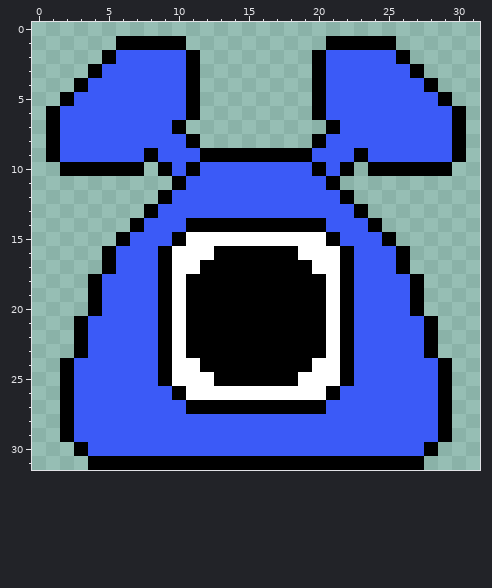
Edited in one commit: pixel-art sprite (image/enemy.png). This is how it looked before the edit.
The file is 32x32 pixels. Colours within 5 levels of each other are drawn and written as one.
Now the later version:
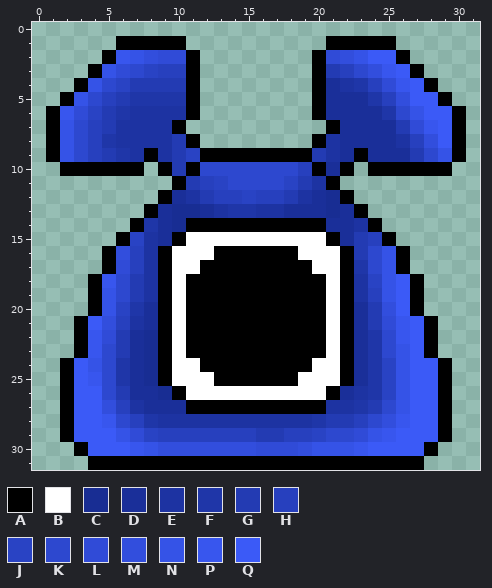
Palette (. is transparent): A #000000  B #ffffff  C #182d93  D #1a2f99  E #1d33a2  F #1f36a8  G #233bb3  H #2740be  J #2943c4  K #2d48cf  L #304bd7  M #324edd  N #3553e7  P #3856ee  Q #3b5af7
Difference:
y 2: x 6..10 QQQQQ -> PNMLL; x 21..23 QQQ -> LMN
y 3: x 5..10 QQQQQQ -> NLKJHH; x 21..25 QQQQQ -> GHKMP
y 4: x 4..10 QQQQQQQ -> NKJGGGG; x 21..26 QQQQQQ -> DEFHLP
y 5: x 3..10 QQQQQQQQ -> NKHGFFFF; x 21..26 QQQQQQ -> DDDFHM
y 6: x 2..10 QQQQQQQQQ -> PLJGFEEEE; x 21..27 QQQQQQQ -> DDDDFKN
y 7: x 2..9 QQQQQQQQ -> NKHGEEEE; x 22..28 QQQQQQQ -> DDDDGLP
y 8: x 2..10 QQQQQQQQQ -> NKHFEEEEG; x 21..28 QQQQQQQQ -> EDDDDEHM
y 9: x 2..7 QQQQQQ -> NKHGFE; x 9..11 QQQ -> EGJ; x 20..22 QQQ -> GED; x 24..29 QQQQQQ -> DDDGKN
y 10: x 10 Q -> G; x 12..19 QQQQQQQQ -> KKKKKKKH; x 21 Q -> D
y 11: x 11..20 QQQQQQQQQQ -> GHJKKKKJGE
y 12: x 10..21 QQQQQQQQQQQQ -> DEGHHJHHGEDC
y 13: x 9..22 QQQQQQQQQQQQQQ -> DCCDEFFEEDDDCD
y 14: x 8..10 QQQ -> FDC; x 21..23 QQQ -> DDE
y 15: x 7..9 QQQ -> JED; x 22..24 QQQ -> DGH
y 16: x 6..8 QQQ -> MHE; x 23..25 QQQ -> GKN
y 17: x 6..8 QQQ -> LHE; x 23..25 QQQ -> FKN
y 18: x 5..8 QQQQ -> PKGE; x 23..25 QQQ -> EJN
y 19: x 5..8 QQQQ -> NKGE; x 23..25 QQQ -> EHN
y 20: x 5..8 QQQQ -> NJFD; x 23..25 QQQ -> DGM
y 21: x 5..8 QQQQ -> MHED; x 23..26 QQQQ -> DGLP
y 22: x 4..8 QQQQQ -> PLGDC; x 23..26 QQQQ -> DFKP
y 23: x 4..8 QQQQQ -> PKGDC; x 23..26 QQQQ -> DFKN
y 24: x 4..8 QQQQQ -> NKFDC; x 23..26 QQQQ -> DFJN
y 25: x 4..8 QQQQQ -> PKFDC; x 23..26 QQQQ -> DFJN
y 26: x 5..9 QQQQQ -> KGDDC; x 22..26 QQQQQ -> DEFJN
y 27: x 5..10 QQQQQQ -> MHEDDD; x 21..26 QQQQQQ -> EEFGKN
y 28: x 5..26 QQQQQQQQQQQQQQQQQQQQQQ -> PKHFEEEEEEEEEEEFGGHKMP
y 29: x 6..25 QQQQQQQQQQQQQQQQQQQQ -> NLJHHHHHHHGGHHJKKLNP
y 30: x 7..23 QQQQQQQQQQQQQQQQQ -> PNMMMMMMMLLLMNNNP
Where, in picture pixels (left, top, right, bottom), the same in both pictures:
changed: (60, 50, 452, 456)
